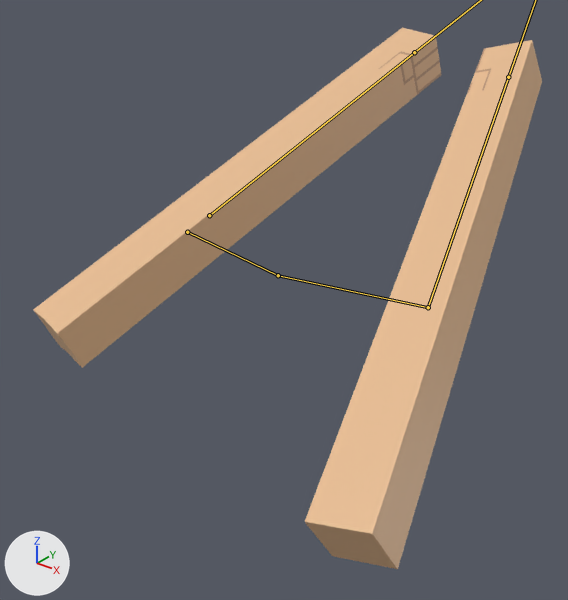
Renders of the FBX model src/weapons/hands/hands.fbx from each side of a commit.
Camera for both pictures: a 50 mm lens placed at (2.86, -4.51, 0.66), pointed at (-0.12, -0.78, -1.65). The lights are fixed; the arrows at lower left show +X, +Y and +Z. Both versions are drawn at frame 22 of the action 'Armature|Idle'; the numbers are the values there. The bones that bend it are drawn over the model as lines.
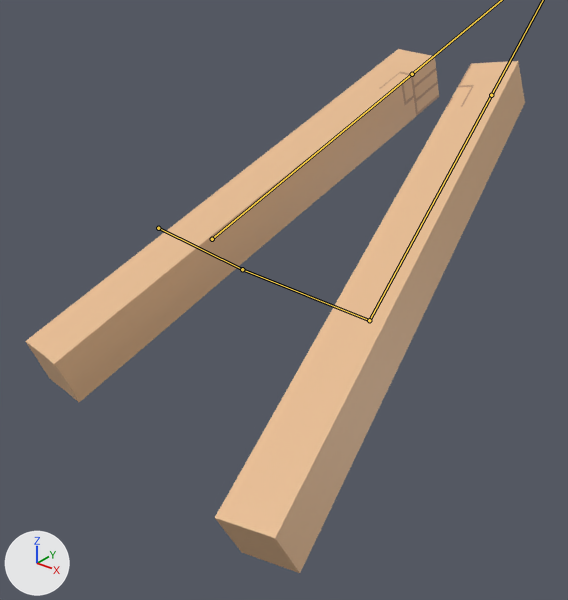
Location of each change, [x1, y1, x2, y2] in pixels of the pictures (568 x 600 px):
'Cube', posed
    before: [33, 28, 542, 569]
    after: [25, 49, 525, 573]
bone 'Bone', root to tip
    before: (209, 215) to (414, 52)
    after: (212, 239) to (412, 74)
bone 'Bone.001', root to tip
    before: (187, 232) to (278, 275)
    after: (158, 228) to (242, 269)
bone 'Bone.002', root to tip
    before: (278, 275) to (428, 307)
    after: (242, 269) to (369, 320)
bone 'Bone.003', root to tip
    before: (428, 307) to (508, 77)
    after: (369, 320) to (491, 95)

Diff of the bpy script that builds the scene:
```diff
--- a/src/weapons/hands/hands.fbx.py
+++ b/src/weapons/hands/hands.fbx.py
@@ bone_bone @@
 bone_bone = bpy.data.objects['Armature'].pose.bones['Bone']
-bone_bone.location = (0.065, -0.3, 0.205)
-bone_bone.rotation_quaternion = (1.0, 0.0, 0.0, 0.0)  # degrees (0, 0, 0)
+bone_bone.location = (0.398, -0.503, 0.289)
+bone_bone.rotation_quaternion = (0.999, -0.027, -0.001, 0.041)  # degrees (-3, 0, 5)
@@ bone_bone_001 @@
 bone_bone_001 = bpy.data.objects['Armature'].pose.bones['Bone.001']
-bone_bone_001.location = (0.251, 0.085, -0.537)
+bone_bone_001.location = (0.251, -0.18, -0.61)
@@ bone_bone_002 @@
 bone_bone_002 = bpy.data.objects['Armature'].pose.bones['Bone.002']  # child of 'Bone.001'
-bone_bone_002.rotation_quaternion = (1.0, 0.0, 0.0, 0.0)  # degrees (0, 0, 0)
+bone_bone_002.rotation_quaternion = (0.996, -0.083, 0.033, -0.003)  # degrees (-10, 4, -1)
@@ bone_bone_003 @@
 bone_bone_003 = bpy.data.objects['Armature'].pose.bones['Bone.003']  # child of 'Bone.002'
-bone_bone_003.rotation_quaternion = (1.0, 0.007, -0.003, -0.012)  # degrees (1, 0, -1)
+bone_bone_003.rotation_quaternion = (0.998, 0.007, 0.04, 0.047)  # degrees (1, 4, 5)
```
